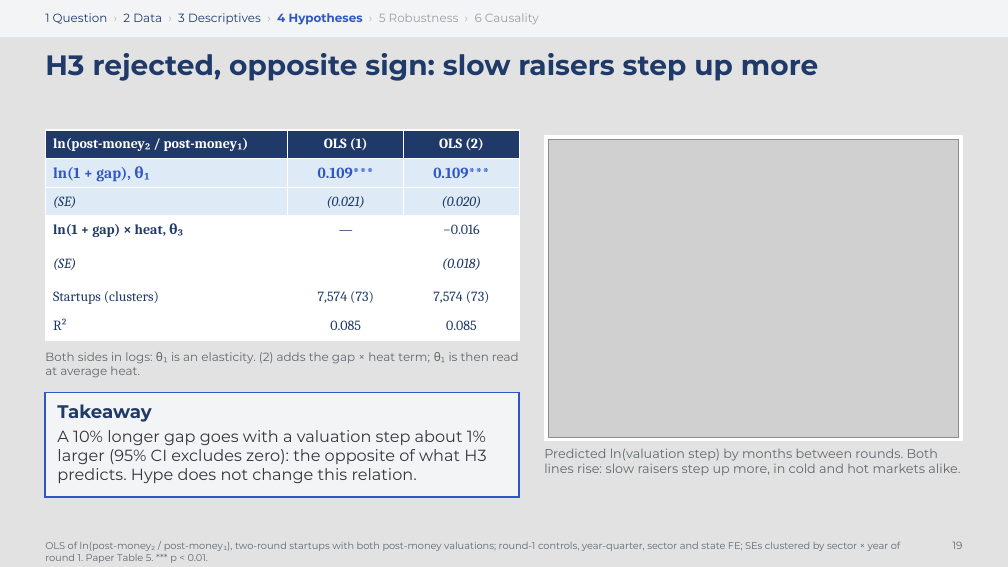
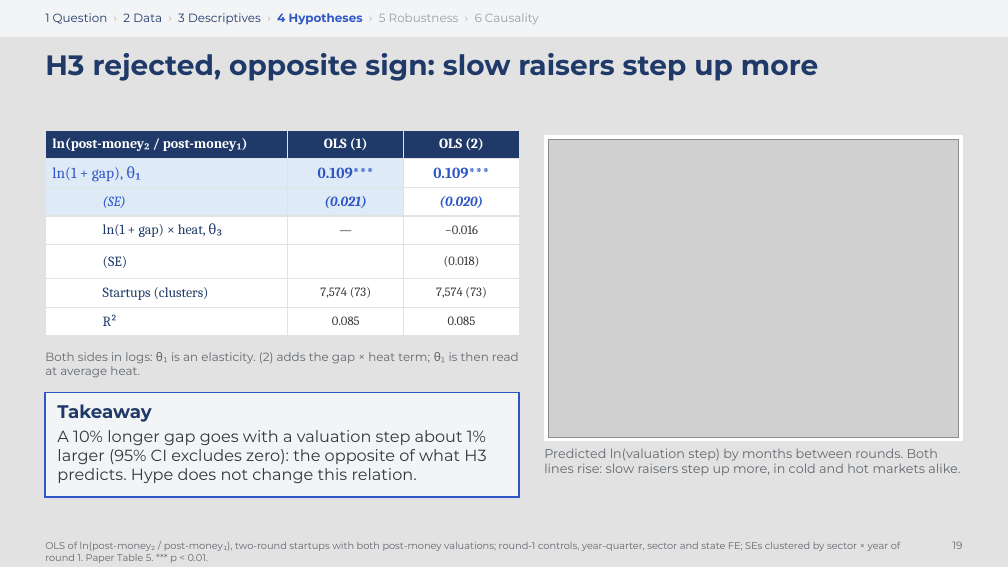
Before and after one commit to emanuelefalzi/Data-analysis-groupwork, a slide deck: slide 1 of 0.1. onboarding/slide19_h3_risultati_proposta.pptx. Drawn at 1008x567 pixels with LibreOffice and Linux fonts; fonts in the diff are those of the drawing; grey boxes stand for pictures. Boxes give left, top, right and bottom in pixels: in the first picture for what was removed or moved away, otherwise in the second. Text is boxed around its words. In the diff, an @@ line names an element or a change of style, - is before the commit and + after.

Commit message:
onboarding: H3 results slide, table in the deck's table style (Lele)

```diff
--- a/0.1. onboarding/slide19_h3_risultati_proposta.pptx
+++ b/0.1. onboarding/slide19_h3_risultati_proposta.pptx
@@ table at (x1=45, y1=130, x2=520, y2=331) @@
@@ fill #DEEBF7 to #FFFFFF in 2 cells @@
@@ bold off in "ln(1 + gap), θ₁", "ln(1 + gap) × heat, θ₃" @@
@@ text colour #1F3A68 to #2F56C6 in "(SE)", "(0.021)", "(0.020)" @@
@@ bold on in "(0.021)", "(0.020)" @@
@@ size 10 to 9 pt, text colour #1F3A68 to #33373A in "—", "−0.016", "(0.018)", "7,574 (73)" and 3 more places @@
@@ italic off in "(SE)", "(0.018)" @@
@@ list level 1 to 2 in "(SE)" @@
@@ list level 1 to 2 in "ln(1 + gap) × heat, ..." @@
@@ list level 1 to 2 in "Startups (clusters)" @@
@@ list level 1 to 2 in "R²" @@
@@ borders changed @@
```
Also in this commit, not shown: 1 other file.
